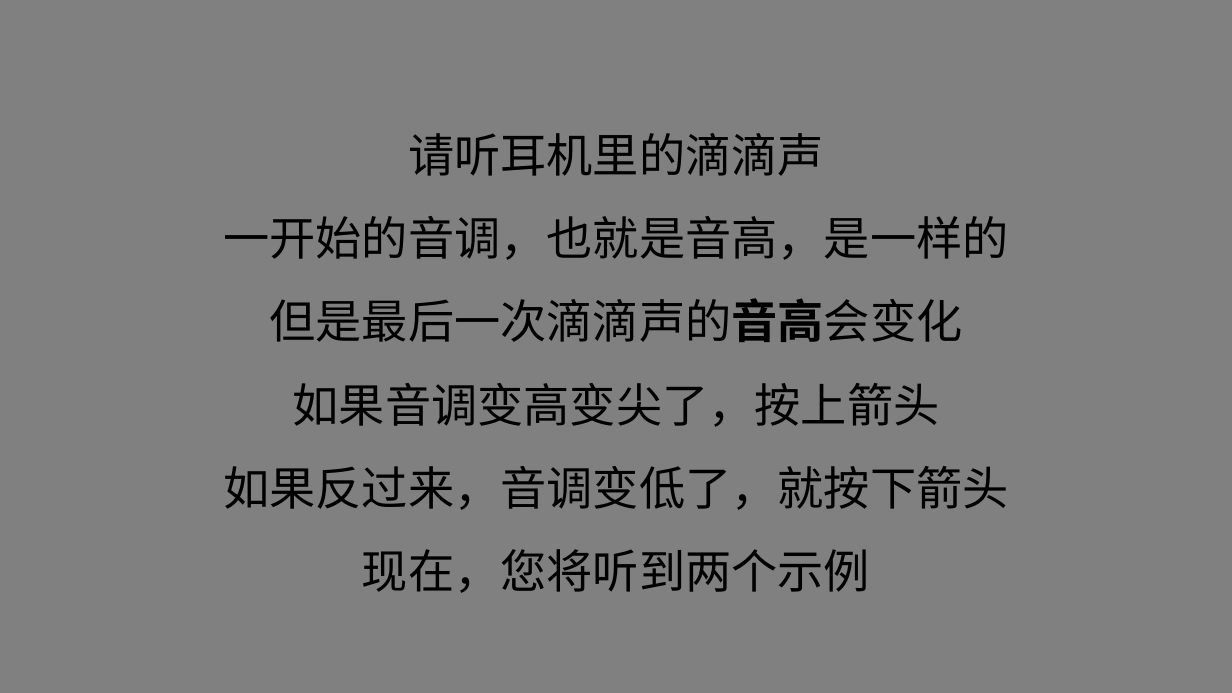
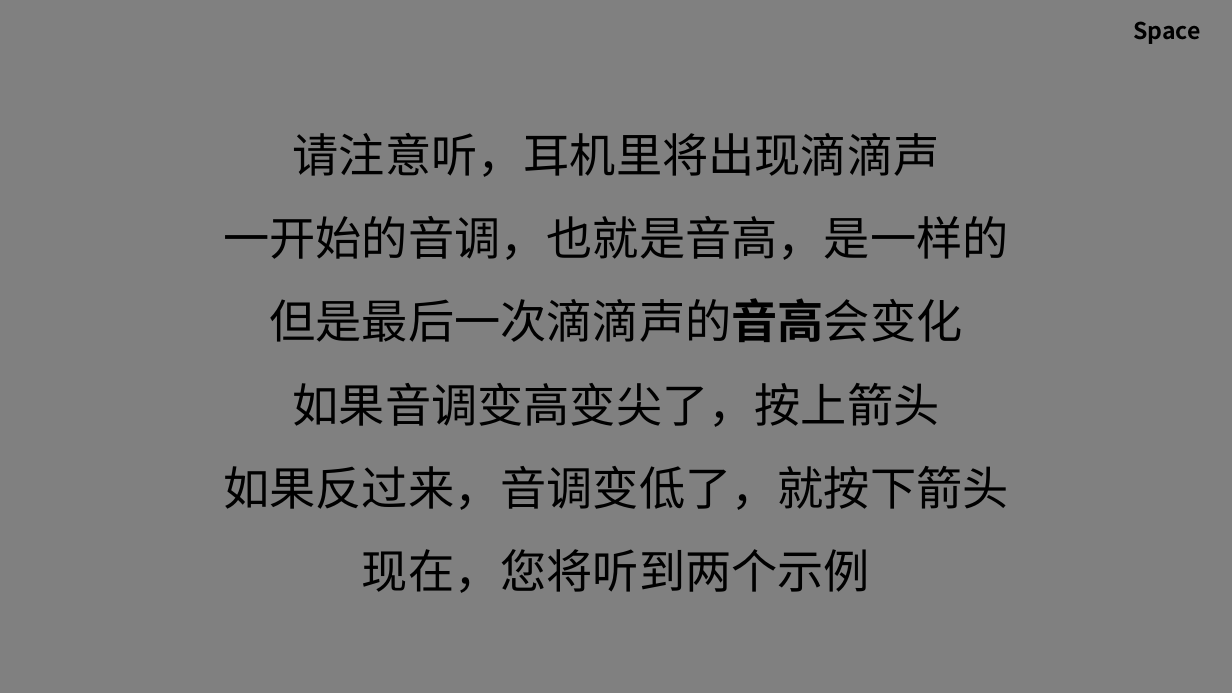
Before and after one commit to lyxose/RhythmicCue, a slide deck: slide 10 of Instructions/指导语.pptx (slide 8 before the commit). Drawn at 1232x693 pixels with LibreOffice and Linux fonts; fonts in the diff are those of the drawing. Boxes give left, top, right and bottom in pixels: in the first picture for what was removed or moved away, otherwise in the second. Text is boxed around its words. In the diff, an @@ line names an element or a change of style, - is before the commit and + after.

```diff
--- a/Instructions/指导语.pptx
+++ b/Instructions/指导语.pptx
@@ text added at <box>1133,21,1201,44</box>, 18 pt, text #000000, bold @@
+Space
@@ text at <box>293,133,940,177</box>: text changed @@
-请听耳机里的滴滴声
+请注意听，耳机里将出现滴滴声
```
Also in this commit, not shown: 9 other slides changed, 9 slides added, 28 other files.
